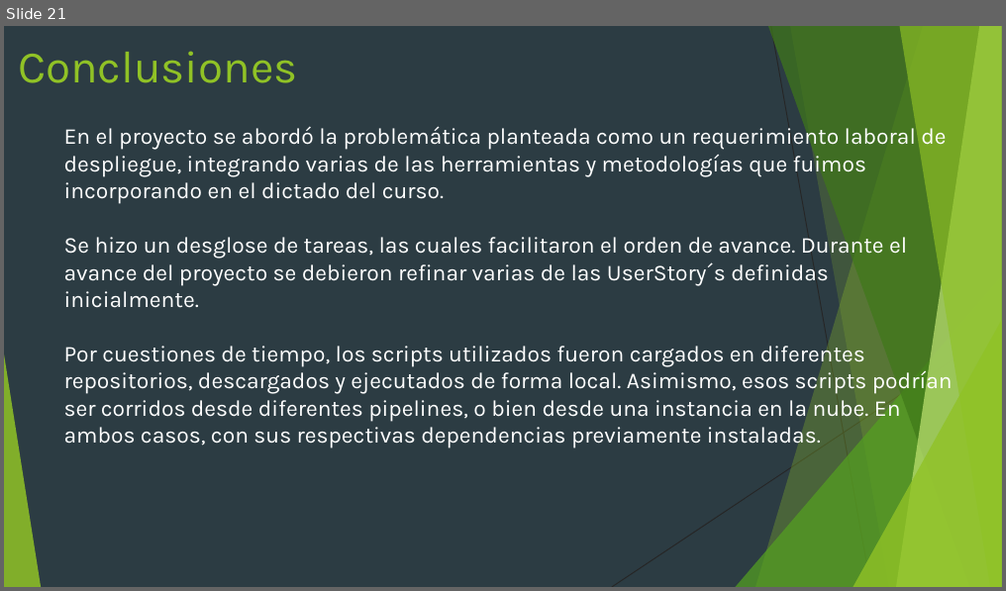
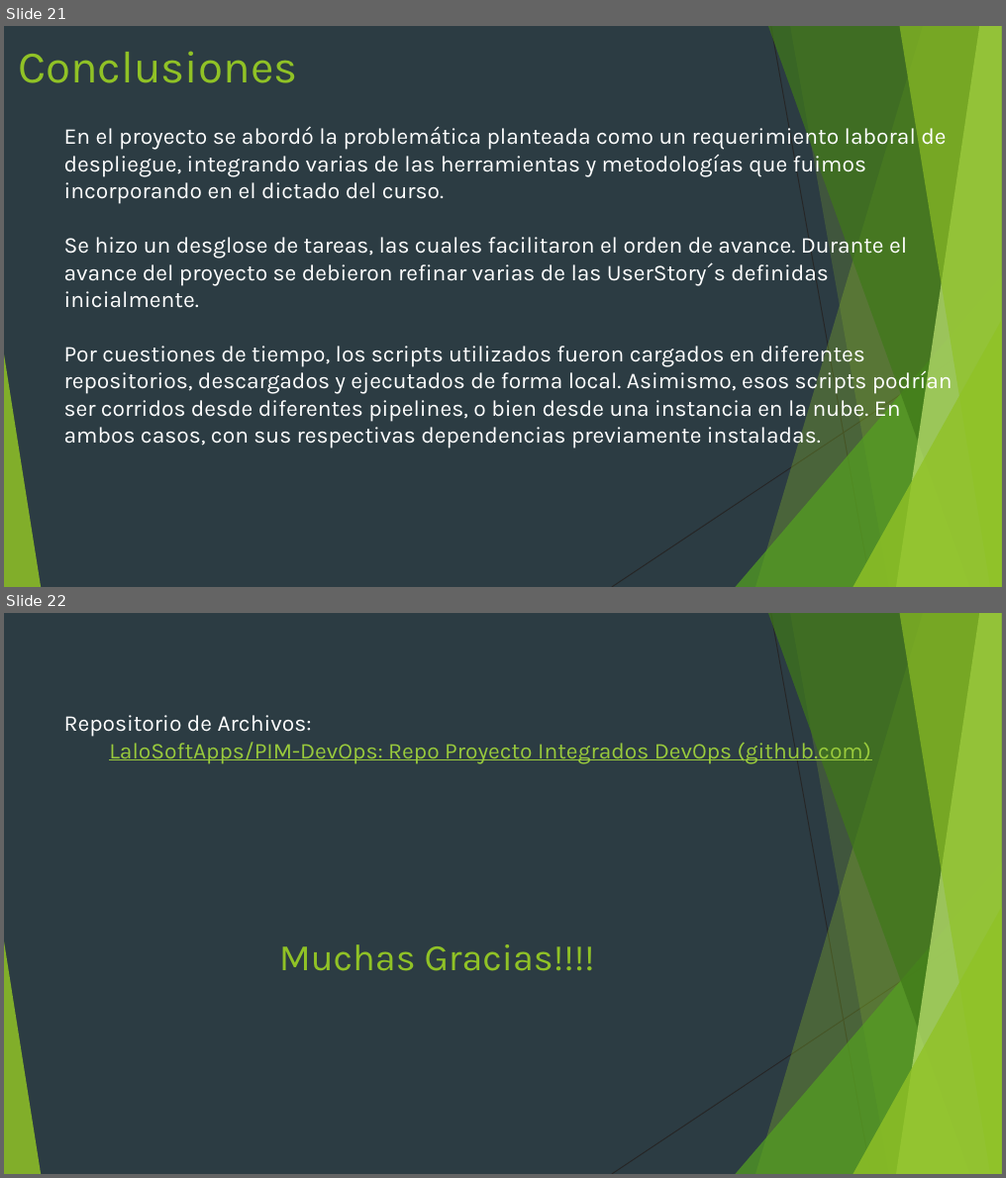
Before and after one commit to LaloSoftApps/PIM-DevOps, a slide deck: Presentacion_Certificacion_DevOps.pptx. Shown one above the other, each under a label of ours: slide 21 before the commit, slides 21 and 22 after it. The pictures are 1006x591 and 1006x1178 pixels, drawn with LibreOffice and Linux fonts; fonts in the diff are those of the drawing. Boxes give left, top, right and bottom in pixels: in the first picture for what was removed or moved away, otherwise in the second. Text is boxed around its words. In the diff, an @@ line names an element or a change of style, - is before the commit and + after.

Commit message:
update ppt

```diff
--- a/Presentacion_Certificacion_DevOps.pptx
+++ b/Presentacion_Certificacion_DevOps.pptx
@@ slide 22 added at box(4, 613, 1002, 1174), background #2C3C43; not listed: 10 template elements that a slide beside it also shows @@
@@ text added at box(64, 715, 871, 764), 18 pt, text #99CA3C, underline @@
+Repositorio de Archivos:
+LaloSoftApps/PIM-DevOps: Repo Proyecto Integrados DevOps (github.com)
@@ title added at box(279, 945, 595, 971), 29.8 pt, text #90C226 @@
+Muchas Gracias!!!!
```
Also in this commit, not shown: 1 slide removed, 1 other file.
